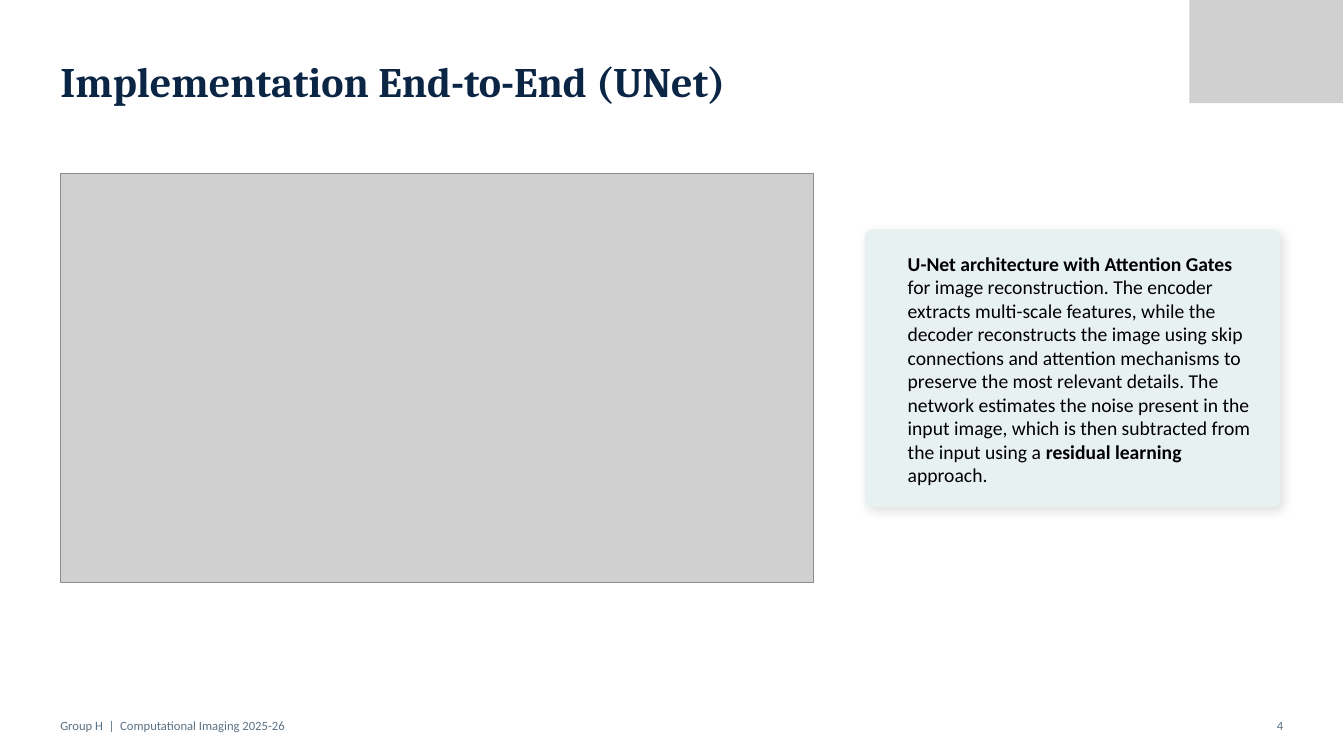
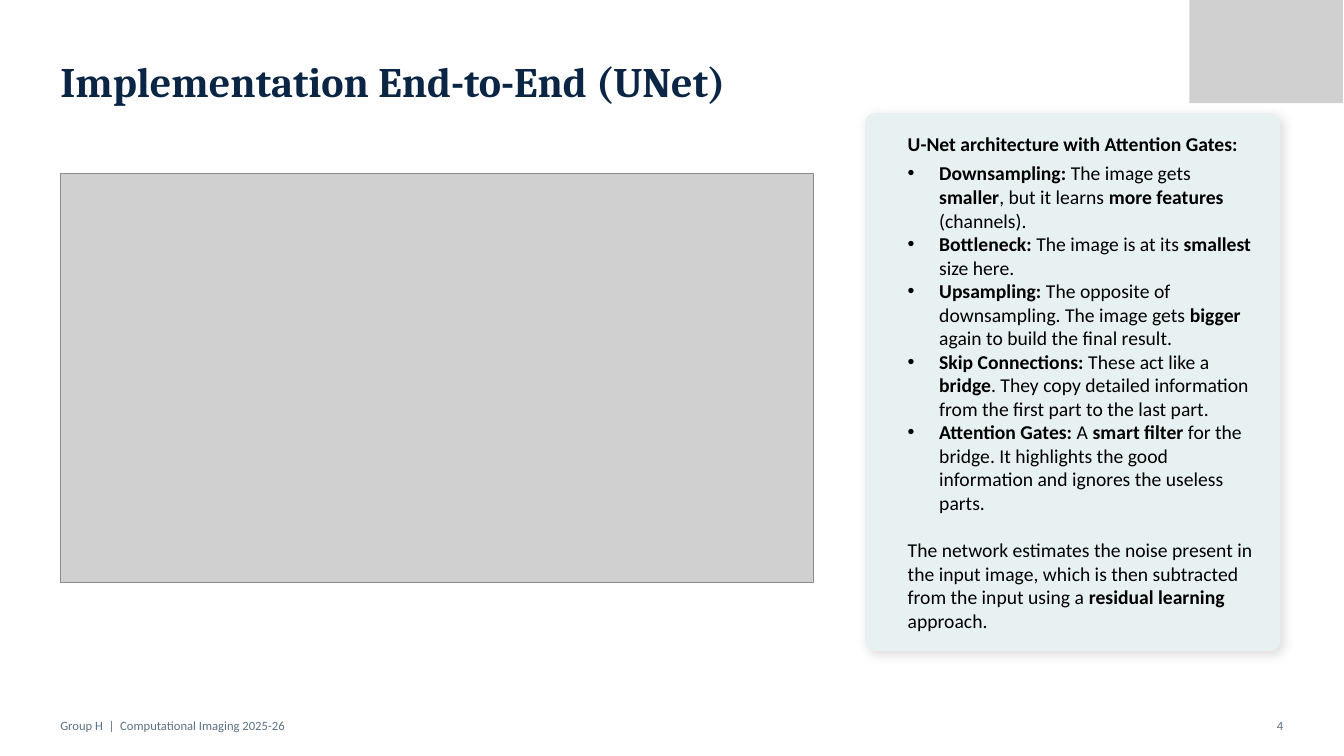
Before and after one commit to mattiaboffa22/Esame_Computational_Imaging, a slide deck: slide 6 of Presentazione.pptx. Drawn at 1344x756 pixels with LibreOffice and Linux fonts; fonts in the diff are those of the drawing; grey boxes stand for pictures. Boxes give left, top, right and bottom in pixels: in the first picture for what was removed or moved away, otherwise in the second. Text is boxed around its words. In the diff, an @@ line names an element or a change of style, - is before the commit and + after.

Commit message:
aggiornamento pptx

```diff
--- a/Presentazione.pptx
+++ b/Presentazione.pptx
@@ rounded rectangle: place and size @@
-rounded rectangle at <box>865,230,1280,508</box>
+rounded rectangle at <box>865,113,1280,651</box>
@@ text at <box>908,166,1252,608</box>: text changed @@
-U-Net architecture with Attention Gates for image reconstruction. The encoder extracts multi-scale features, while the decoder reconstructs the image using skip connections and attention mechanisms to preserve the most relevant details. The network estimates the noise present in the input image, which is then subtracted from the input using a residual learning approach.
+U-Net architecture with Attention Gates:
+• Downsampling: The image gets smaller, but it learns more features (channels).
+• Bottleneck: The image is at its smallest size here.
+• Upsampling: The opposite of downsampling. The image gets bigger again to build the final result.
+• Skip Connections: These act like a bridge. They copy detailed information from the first part to the last part.
+• Attention Gates: A smart filter for the bridge. It highlights the good information and ignores the useless parts.
+The network estimates the noise present in the input image, which is then subtracted from the input using a residual learning approach.
```
